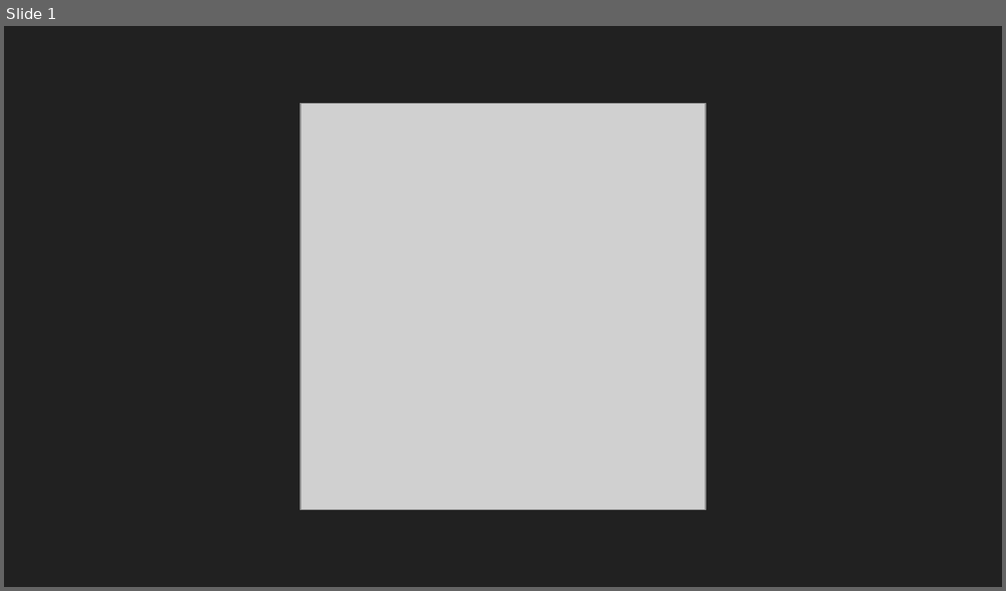
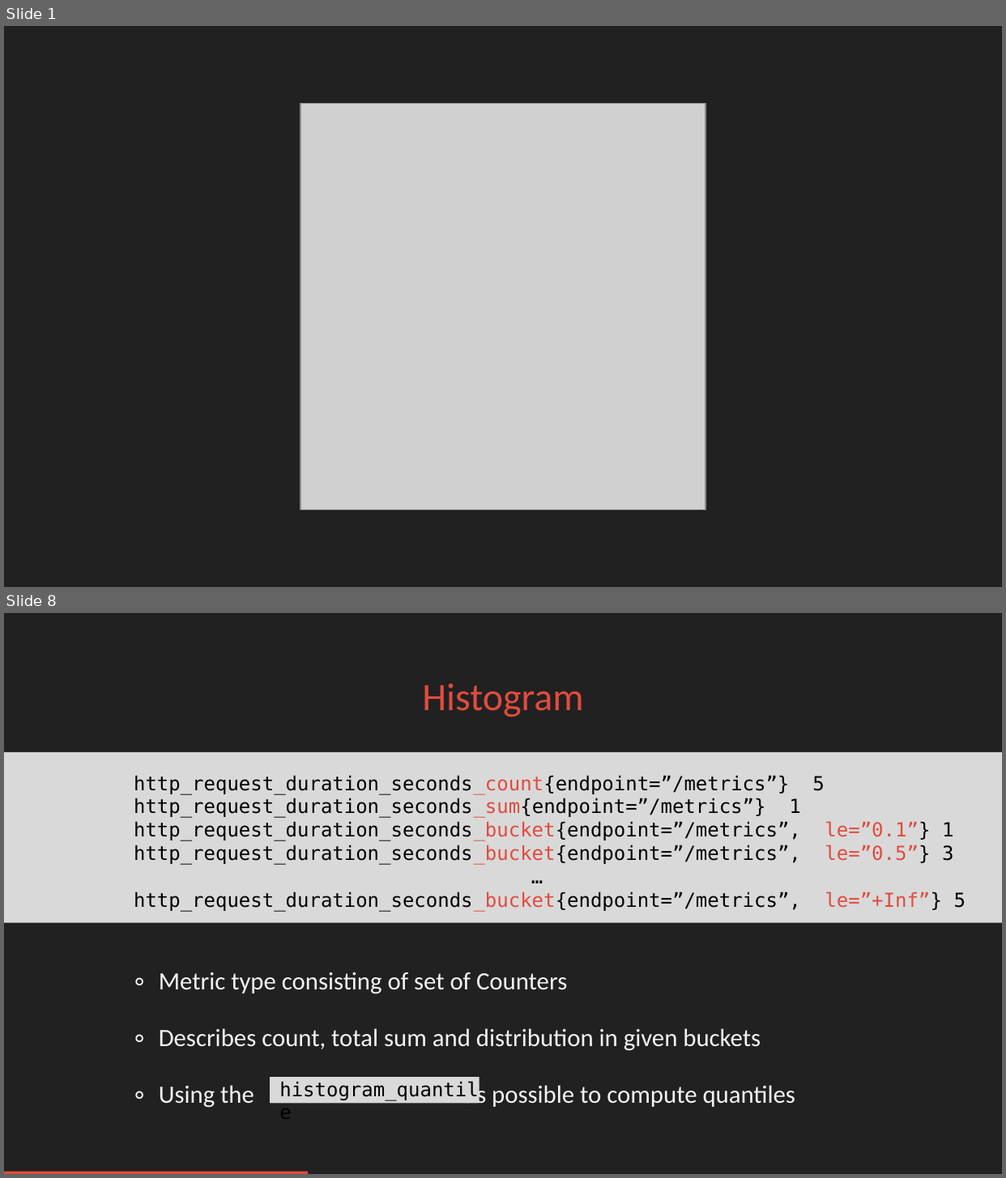
Before and after one commit to FUSAKLA/prometheus-demo, a slide deck: Prometheus-light-shadow-livers.pptx. Shown one above the other, each under a label of ours: slide 1 before the commit, slides 1 and 8 after it; the slides between them are not shown. The pictures are 1006x591 and 1006x1178 pixels, drawn with LibreOffice and Linux fonts; fonts in the diff are those of the drawing; grey boxes stand for pictures; background and template pictures are left out. Boxes give left, top, right and bottom in pixels: in the first picture for what was removed or moved away, otherwise in the second. Text is boxed around its words. In the diff, an @@ line names an element or a change of style, - is before the commit and + after.

```diff
--- a/Prometheus-light-shadow-livers.pptx
+++ b/Prometheus-light-shadow-livers.pptx
@@ slide 8 added at (4,613,1002,1174), background #212121 @@
@@ title added at (422,683,583,717), 28 pt, text #E24B3E @@
+Histogram
@@ rectangle added at (4,752,1002,922), fill #D9D9D9, 14 pt, text #000000 @@
+http_request_duration_seconds_count{endpoint=”/metrics”} 5
+http_request_duration_seconds_sum{endpoint=”/metrics”} 1
+http_request_duration_seconds_bucket{endpoint=”/metrics”, le=”0.1”} 1
+http_request_duration_seconds_bucket{endpoint=”/metrics”, le=”0.5”} 3
+…
+http_request_duration_seconds_bucket{endpoint=”/metrics”, le=”+Inf”} 5
@@ text added at (159,972,795,1110), 18 pt, text #F3F3F3 @@
+∘ Metric type consisting of set of Counters
+∘ Describes count, total sum and distribution in given buckets
+∘ Using the it’s possible to compute quantiles
@@ rectangle added at (270,1077,479,1103), fill #D9D9D9, 14 pt, text #000000 @@
+histogram_quantile
@@ rectangle added at (4,1172,308,1174), fill #E24B3E @@
```
Also in this commit, not shown: 16 slides changed, 6 other slides added, 2 slides removed, 1 other file.
